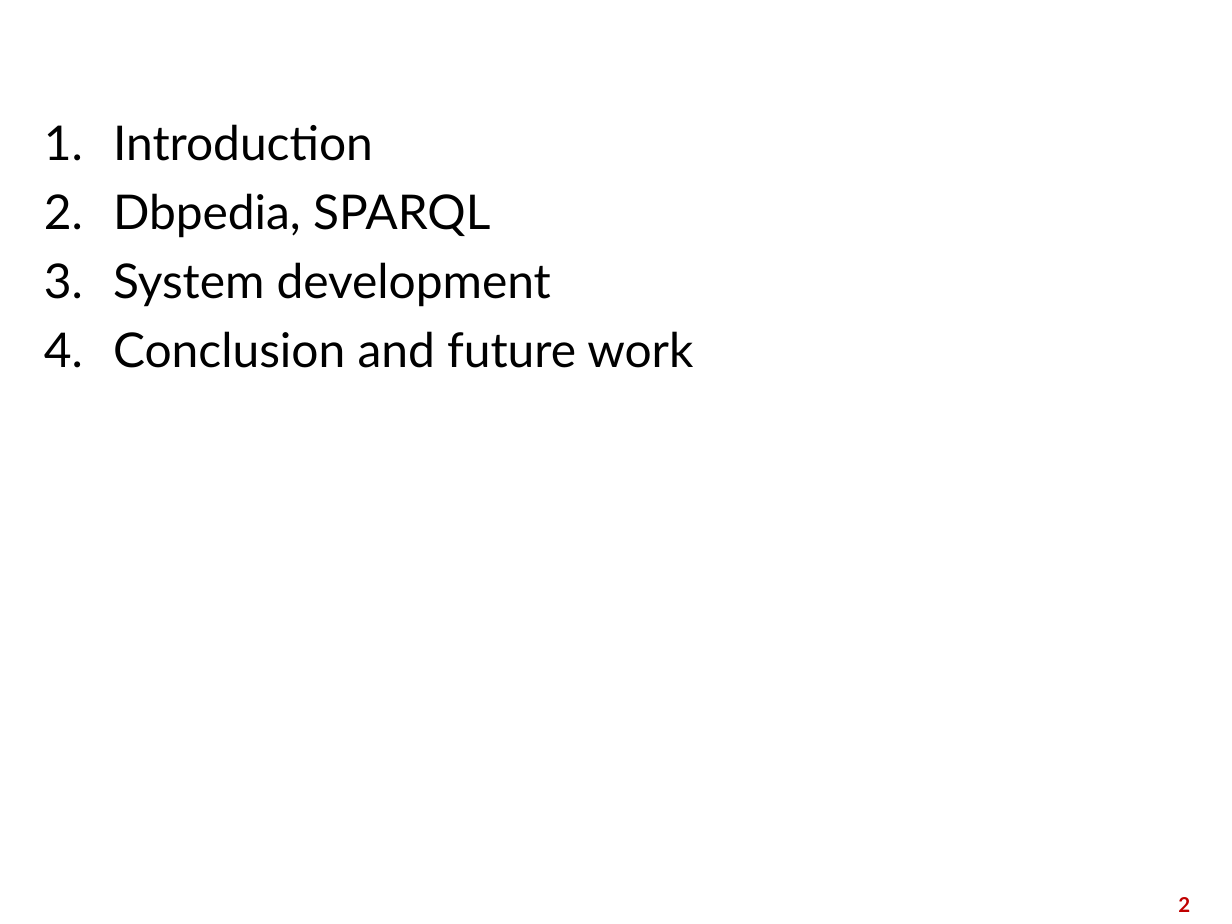
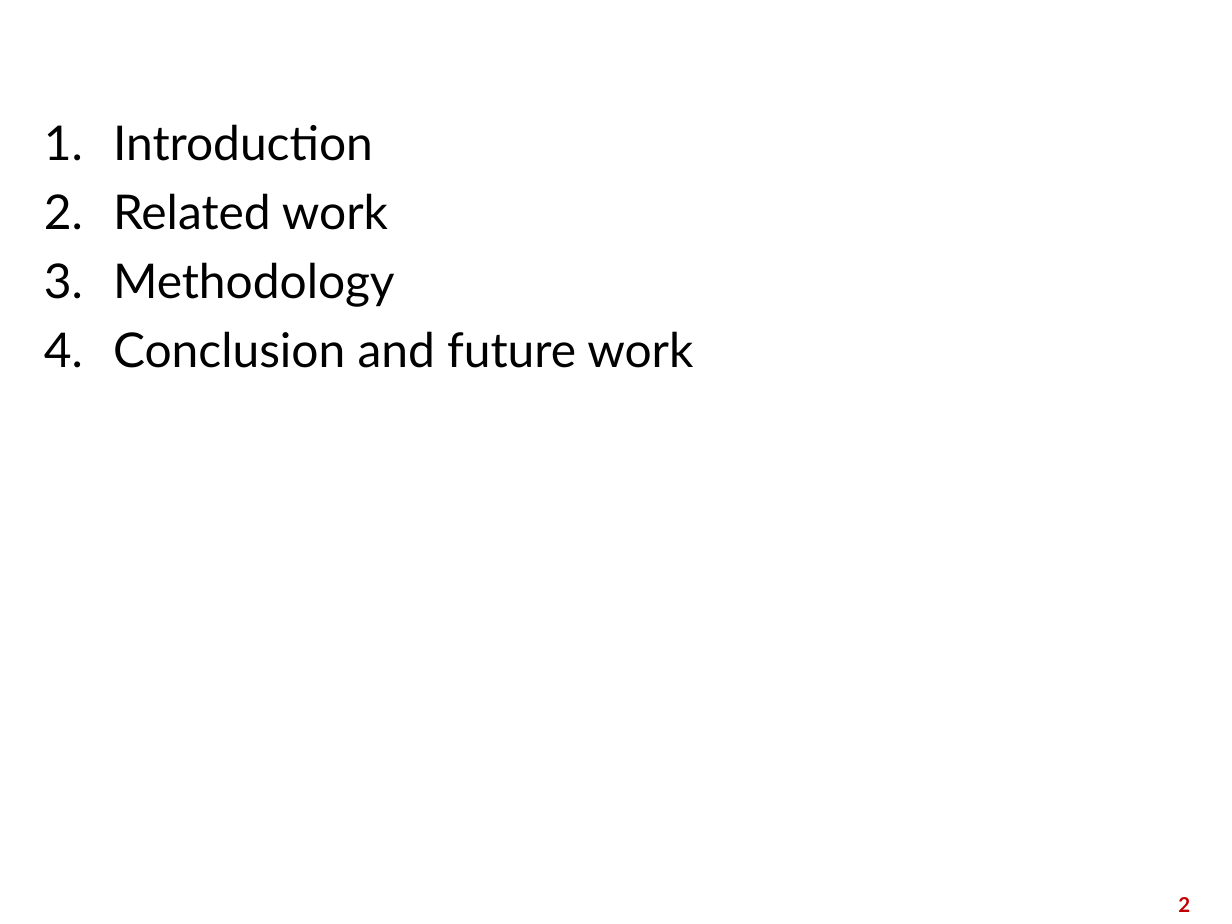
Before and after one commit to nnt2606/semantic-web, a slide deck: slide 2 of Semantic web.pptx. Drawn at 1232x924 pixels with LibreOffice and Linux fonts; fonts in the diff are those of the drawing; background and template pictures are left out. Boxes give left, top, right and bottom in pixels: in the first picture for what was removed or moved away, otherwise in the second. Text is boxed around its words. In the diff, an @@ line names an element or a change of style, - is before the commit and + after.

```diff
--- a/Semantic web.pptx
+++ b/Semantic web.pptx
@@ text at (113,193,395,307): text changed @@
-2. Dbpedia, SPARQL
-3. System development
+2. Related work
+3. Methodology
```
Also in this commit, not shown: 2 other slides changed, 8 slides added, 7 slides removed.
